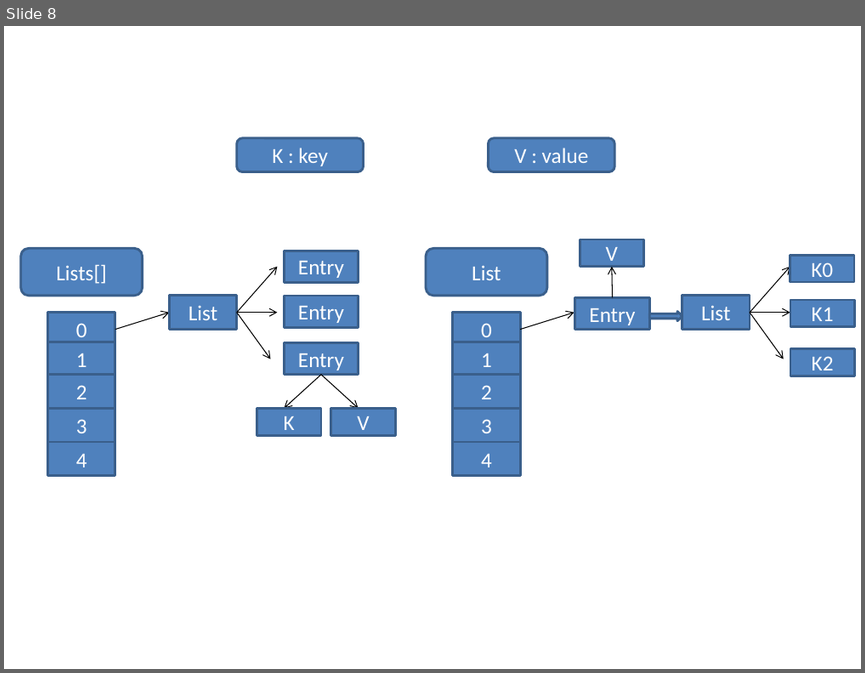
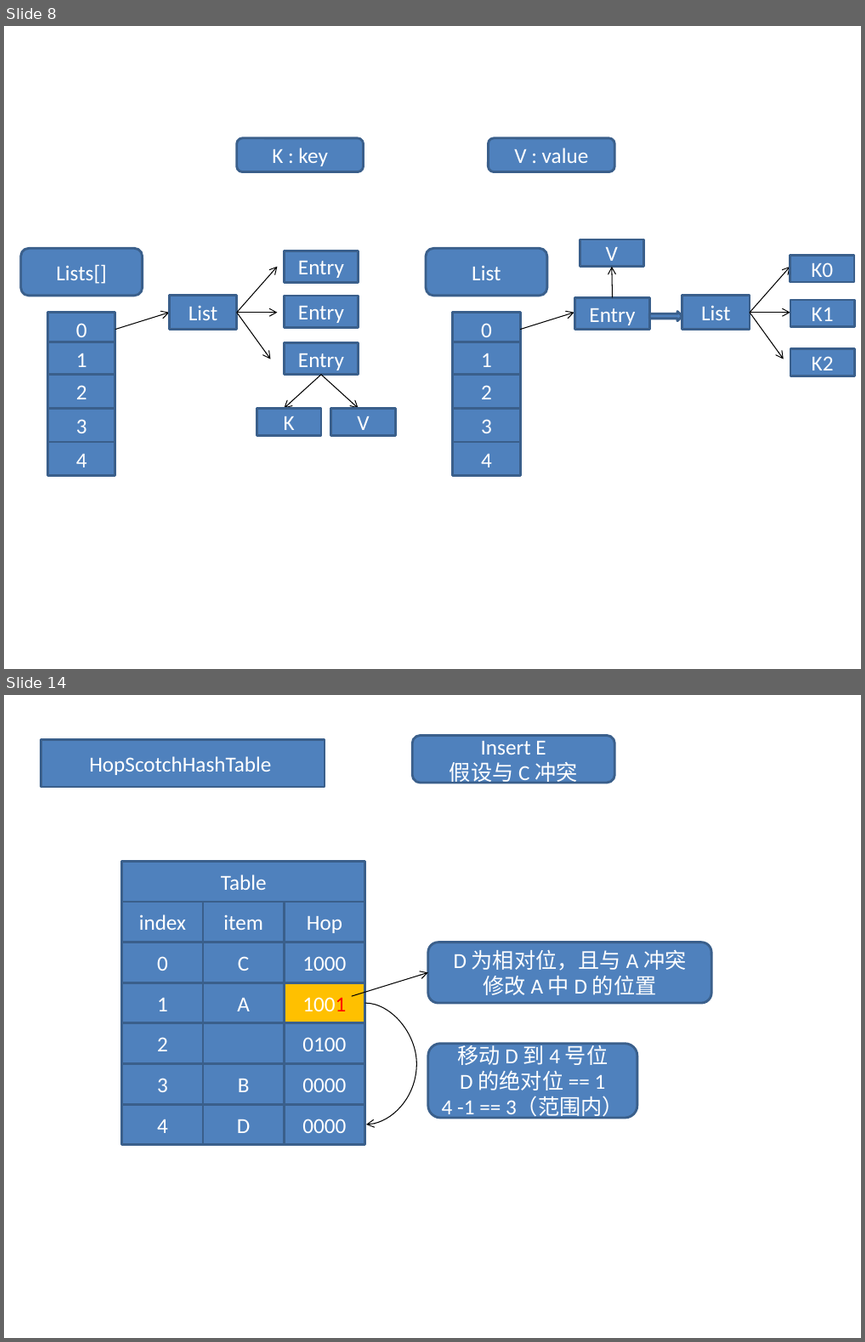
Before and after one commit to LearningPracticeTheory/Data-Structure, a slide deck: JDS5/JDS5.pptx. Shown one above the other, each under a label of ours: slide 8 before the commit, slides 8 and 14 after it; the slides between them are not shown. The pictures are 865x673 and 865x1342 pixels, drawn with LibreOffice and Linux fonts; fonts in the diff are those of the drawing. Boxes give left, top, right and bottom in pixels: in the first picture for what was removed or moved away, otherwise in the second. Text is boxed around its words. In the diff, an @@ line names an element or a change of style, - is before the commit and + after.

```diff
--- a/JDS5/JDS5.pptx
+++ b/JDS5/JDS5.pptx
@@ slide 14 added at [4, 695, 861, 1338], background #FFFFFF @@
@@ rectangle added at [41, 739, 324, 787], fill #4F81BD, outline #3A5F8C 2 pt, 18 pt, text #FFFFFF @@
+HopScotchHashTable
@@ rounded rectangle added at [412, 735, 614, 783], fill #4F81BD, outline #3A5F8C 2 pt, 18 pt, text #FFFFFF @@
+Insert E
+假设与 C 冲突
@@ rectangle added at [122, 862, 364, 902], fill #4F81BD, outline #3A5F8C 2 pt, 18 pt, text #FFFFFF @@
+Table
@@ rectangle added at [122, 902, 203, 941], fill #4F81BD, outline #3A5F8C 2 pt, 18 pt, text #FFFFFF @@
+index
@@ rectangle added at [203, 902, 284, 941], fill #4F81BD, outline #3A5F8C 2 pt, 18 pt, text #FFFFFF @@
+item
@@ rectangle added at [284, 902, 364, 941], fill #4F81BD, outline #3A5F8C 2 pt, 18 pt, text #FFFFFF @@
+Hop
@@ rectangle added at [122, 941, 203, 982], fill #4F81BD, outline #3A5F8C 2 pt, 18 pt, text #FFFFFF @@
+0
@@ rectangle added at [203, 941, 284, 982], fill #4F81BD, outline #3A5F8C 2 pt, 18 pt, text #FFFFFF @@
+C
@@ rectangle added at [284, 941, 364, 982], fill #4F81BD, outline #3A5F8C 2 pt, 18 pt, text #FFFFFF @@
+1000
@@ rounded rectangle added at [428, 941, 712, 1003], fill #4F81BD, outline #3A5F8C 2 pt, 18 pt, text #FFFFFF @@
+D 为相对位，且与 A 冲突
+修改 A 中 D 的位置
@@ arrow added from (352, 996) to (428, 973), #000000 0.75 pt @@
@@ rectangle added at [122, 983, 203, 1023], fill #4F81BD, outline #3A5F8C 2 pt, 18 pt, text #FFFFFF @@
+1
@@ rectangle added at [203, 983, 284, 1023], fill #4F81BD, outline #3A5F8C 2 pt, 18 pt, text #FFFFFF @@
+A
@@ rectangle added at [284, 983, 364, 1023], fill #FFC000, outline #3A5F8C 2 pt, 18 pt, text #FFFFFF @@
+1001
@@ rectangle added at [122, 1023, 203, 1063], fill #4F81BD, outline #3A5F8C 2 pt, 18 pt, text #FFFFFF @@
+2
@@ rectangle added at [203, 1023, 284, 1063], fill #4F81BD, outline #3A5F8C 2 pt @@
@@ rectangle added at [284, 1023, 364, 1063], fill #4F81BD, outline #3A5F8C 2 pt, 18 pt, text #FFFFFF @@
+0100
@@ curved arrow added from (364, 1003) to (366, 1124), #000000 0.75 pt @@
@@ rounded rectangle added at [428, 1043, 637, 1117], fill #4F81BD, outline #3A5F8C 2 pt, 18 pt, text #FFFFFF @@
+移动 D 到 4 号位
+D 的绝对位 == 1
+4 -1 == 3（范围内）
@@ rectangle added at [122, 1063, 203, 1104], fill #4F81BD, outline #3A5F8C 2 pt, 18 pt, text #FFFFFF @@
+3
@@ rectangle added at [203, 1063, 284, 1104], fill #4F81BD, outline #3A5F8C 2 pt, 18 pt, text #FFFFFF @@
+B
@@ rectangle added at [284, 1063, 364, 1104], fill #4F81BD, outline #3A5F8C 2 pt, 18 pt, text #FFFFFF @@
+0000
@@ rectangle added at [122, 1104, 203, 1144], fill #4F81BD, outline #3A5F8C 2 pt, 18 pt, text #FFFFFF @@
+4
@@ rectangle added at [203, 1104, 284, 1144], fill #4F81BD, outline #3A5F8C 2 pt, 18 pt, text #FFFFFF @@
+D
@@ rectangle added at [284, 1104, 364, 1144], fill #4F81BD, outline #3A5F8C 2 pt, 18 pt, text #FFFFFF @@
+0000
```
Also in this commit, not shown: 6 other slides added, 2 other files.
